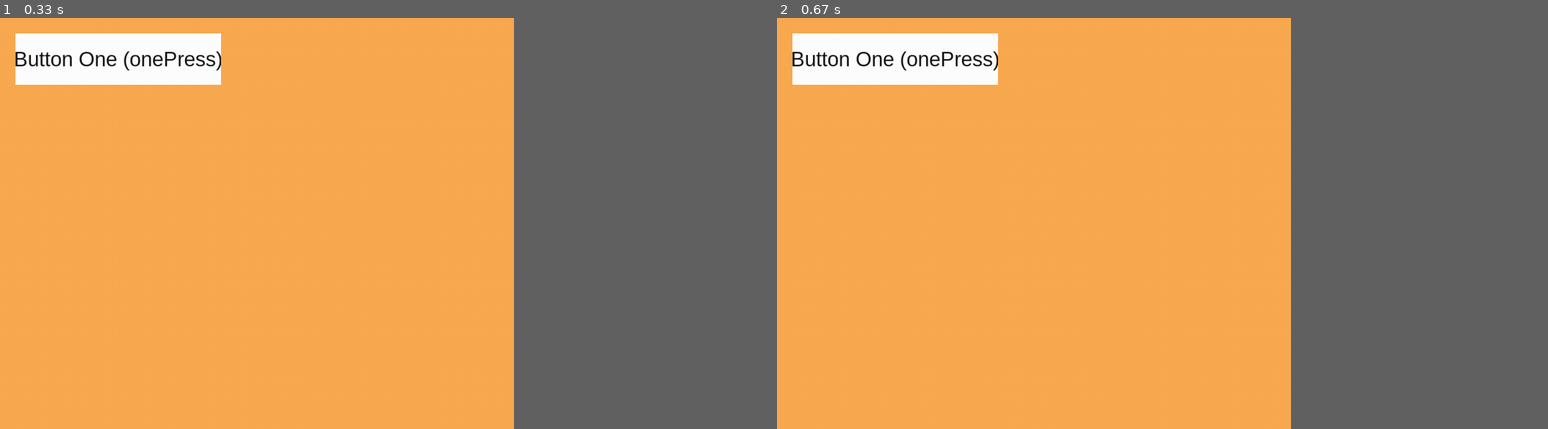
Above: before the commit, frames 1-2 (left to right).
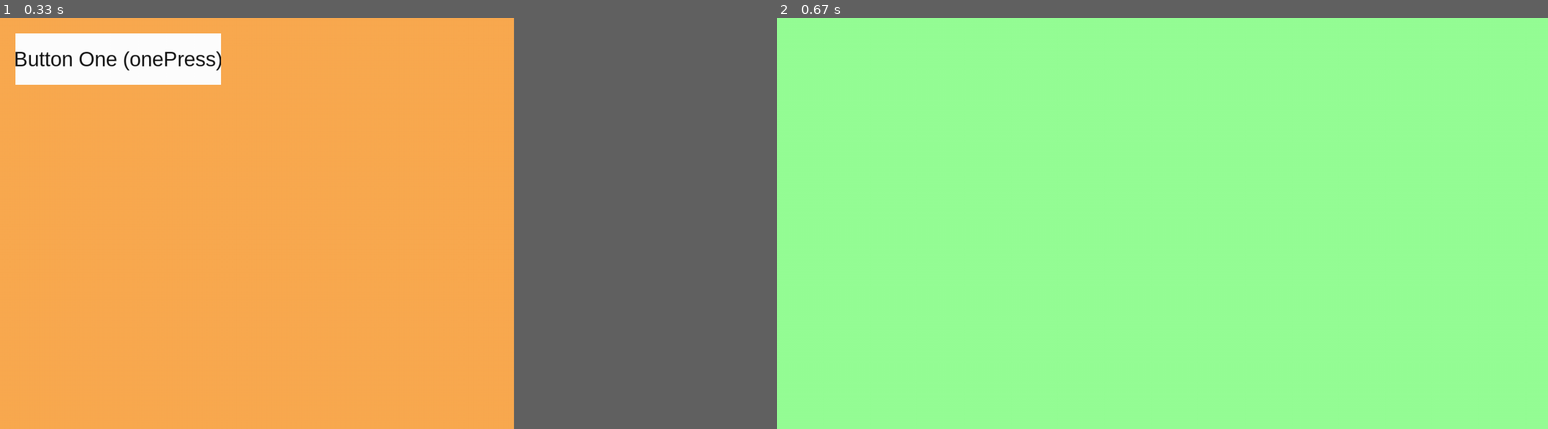
Above: after the commit, the same moments.

Repository: P0r0r0r0/ProjectPygame2
Game: pygame game, started from MainWindow.py
Same seed, same stepped clock (60 frames per second), same inputs: the game is played once before the commit and once after it.
Inputs (mouse positions are in pixels of both pictures, inside the frame that each line leads up to):
- Up to frame 1 (0.33 s): no input
- Up to frame 2 (0.67 s): press the mouse at (892, 59) at 0.37 s; move the mouse to (884, 108) at 0.47 s; release the mouse at (877, 161) at 0.6 s
In our replay, in frame 2 the window is 900x720 before the commit and 1350x720 after it. These sizes can differ from the game's own. Grey fills any space a smaller window leaves; there, only what the larger window draws over its background counts as a difference.

Frame 1 is identical in both runs. In frame 2, 67% of the frame differs, in the area x 0-67%, y 0-100%.

Commit message:
It works

Diff:
--- a/GameBoard.py
+++ b/GameBoard.py
@@ -0,0 +1,8 @@
+import pygame
+
+
+class Level:
+    def __init__(self):
+        game_size = width, height = 1500, 800
+        self.game_screen = pygame.display.set_mode(game_size)
+        self.game_screen.fill(pygame.Color(150, 255, 150))
--- a/MainWindow.py
+++ b/MainWindow.py
@@ -2,6 +2,7 @@
 from functions import load_image
 from functions import myFunction
 from PlayBut import PlayBut
+from GameBoard import Level
 
 if __name__ == '__main__':
     pygame.init()
@@ -9,22 +10,25 @@
     screen = pygame.display.set_mode(size)
     clock = pygame.time.Clock()
     objects = []
+    level = False
 
     running = True
     group = pygame.sprite.Group()
     PlayBut(30, 30, 400, 100, screen, objects, 'Button One (onePress)', myFunction)
 
     while running:
-        screen.fill(pygame.Color(250, 170, 80))
+
         for event in pygame.event.get():
             if event.type == pygame.QUIT:
                 running = False
             if event.type == pygame.KEYDOWN:
                 if event.key == pygame.K_ESCAPE:
                     running = False
-        for object in objects:
-            object.process()
-
+            if not level:
+                screen.fill(pygame.Color(250, 170, 80))
+                level = True
+            for object in objects:
+                object.process()
 
         group.draw(screen)
         group.update(event)
--- a/PlayBut.py
+++ b/PlayBut.py
@@ -1,7 +1,6 @@
 import sys
 
 import pygame
-
 
 
 class PlayBut:
@@ -14,6 +13,7 @@
         self.onclickFunction = onclickFunction
         self.alreadyPressed = False
         self.screen = screen
+        self.button = True
 
         self.fillColors = {'normal': '#ffffff', 'hover': '#666666', 'pressed': '#333333'}
 
@@ -32,10 +32,14 @@
                 if not self.alreadyPressed:
                     self.onclickFunction()
                     self.alreadyPressed = True
+                    self.button = False
+
+
             else:
                 self.alreadyPressed = False
         self.buttonSurface.blit(self.buttonSurf, [
             self.buttonRect.width / 2 - self.buttonSurf.get_rect().width / 2,
             self.buttonRect.height / 2 - self.buttonSurf.get_rect().height / 2
         ])
-        self.screen.blit(self.buttonSurface, self.buttonRect)
+        if self.button:
+            self.screen.blit(self.buttonSurface, self.buttonRect)
--- a/functions.py
+++ b/functions.py
@@ -1,6 +1,7 @@
 import sys
 import os
 import pygame
+from GameBoard import Level
 
 
 def load_image(name, colorkey=None):
@@ -12,4 +13,4 @@
     return image
 
 def myFunction():
-    print('Button Pressed')
+    Level()
